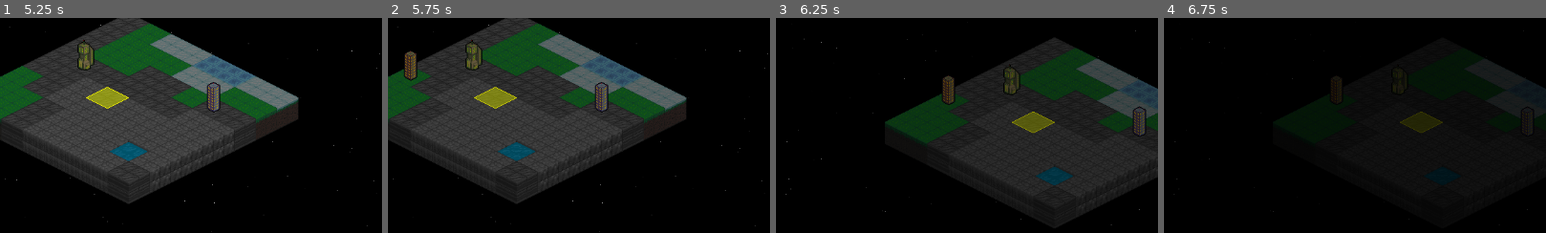
Above: before the commit, frames 1-4 (left to right).
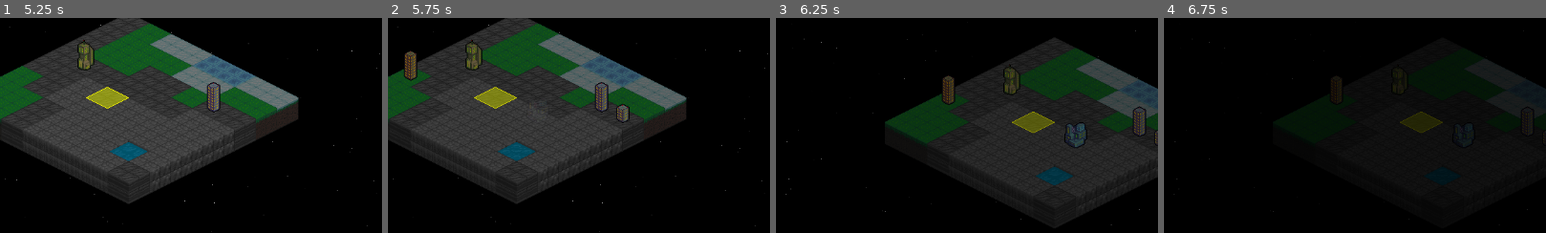
Above: after the commit, the same moments.

Repository: Tekknobot/Terrain
Game: Godot game, scene res://Scenes/TitleScreen.tscn
Same seed, same stepped clock (60 frames per second), same inputs: the game is played once before the commit and once after it. Sound files missing from this copy of the repository are replaced by a short silence.
Inputs (mouse positions are % of the whole screen's width and height, from its top left):
- Up to frame 1 (5.25 s): click "Reset" at 0.5 s; tap Enter (ui_accept) at 1.25, 1.52, 4.25, 4.52 s; move the mouse to (72, 45) at 1.27 s; click (72, 45) at 1.42 s; drag from (30, 55) to (53, 61) at 2.02 s; move the mouse to (60, 28) at 2.77 s; click (60, 28) at 2.92 s; drag from (45, 70) to (65, 36) at 3.52 s; move the mouse to (80, 65) at 4.27 s; click (80, 65) at 4.42 s; click "MAP" at 5 s
- Up to frame 2 (5.75 s): no input
- Up to frame 3 (6.25 s): drag from (20, 35) to (70, 49) at 5.77 s
- Up to frame 4 (6.75 s): move the mouse to (55, 50) at 6.52 s; click (55, 50) at 6.67 s
The pictures show only the part of the screen within x 50-100%, y 18-68%; the shares and areas given below are measured in that part.

Frame 1 is identical in both runs. In frame 2, 0.2% of the frame differs, in the area x 59-64%, y 40-49%; in frame 3, 0.4%, in the area x 75-100%, y 48-61%; in frame 4, less than 0.1%.

Commit message:
Random push.

Diff:
--- /dev/null
+++ b/Scenes/VFX/FrostOverlay.tscn
@@ -0,0 +1,19 @@
+[gd_scene load_steps=3 format=3 uid="uid://xmnu5otankrd"]
+
+[sub_resource type="ShaderMaterial" id="ShaderMaterial_plr14"]
+
+[sub_resource type="Gradient" id="Gradient_66qca"]
+colors = PackedColorArray(1, 1, 1, 1, 0, 1, 1, 1)
+
+[node name="CPUParticles2D" type="CPUParticles2D"]
+material = SubResource("ShaderMaterial_plr14")
+amount = 16
+lifetime = 5.0
+preprocess = 0.5
+explosiveness = 1.0
+randomness = 1.0
+lifetime_randomness = 1.0
+emission_shape = 1
+emission_sphere_radius = 16.0
+gravity = Vector2(0, 1)
+color_ramp = SubResource("Gradient_66qca")
--- a/Scripts/TileMap.gd
+++ b/Scripts/TileMap.gd
@@ -697,7 +697,7 @@
 	var attempts = 0
 	var max_attempts = grid_width * grid_height * 5
 
-	max_structures = randi_range(3, 9)
+	max_structures = randi_range(4, 6)
 
 	while count < max_structures and attempts < max_attempts:
 		attempts += 1
